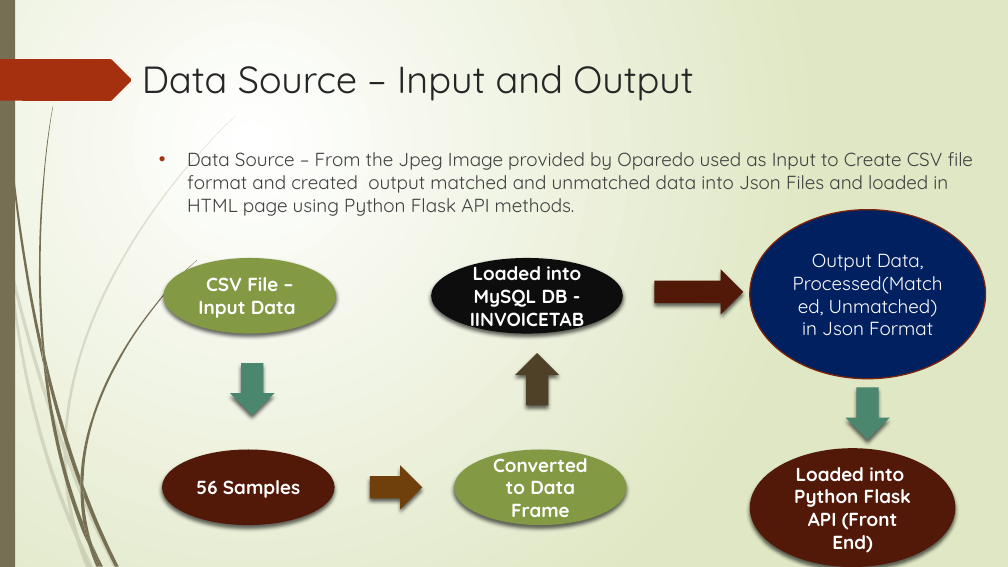
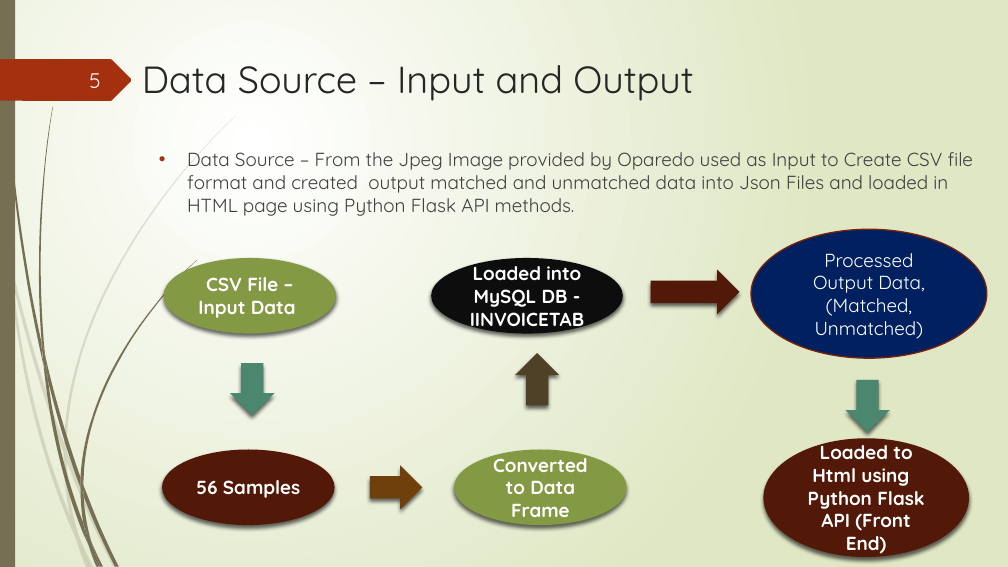
Before and after one commit to sureshcs0524/PythonProjects, a slide deck: slide 5 of Invoice Matching Application .pptx. Drawn at 1008x567 pixels with LibreOffice and Linux fonts; fonts in the diff are those of the drawing. Boxes give left, top, right and bottom in pixels: in the first picture for what was removed or moved away, otherwise in the second. Text is boxed around its words. In the diff, an @@ line names an element or a change of style, - is before the commit and + after.

Commit message:
Changes in PPT

```diff
--- a/Invoice Matching Application .pptx
+++ b/Invoice Matching Application .pptx
@@ page number added at [89, 73, 101, 88], 20 pt, text #FEFFFF @@
+5
@@ ellipse "Processed Output Data, (Matched, Unmatched)": place and size @@
-ellipse "Processed Output Data, (Matched, Unmatched)" at [750, 209, 986, 379]
+ellipse "Processed Output Data, (Matched, Unmatched)" at [751, 229, 987, 358]
@@ down arrow: place and size @@
-down arrow at [655, 269, 743, 314]
+down arrow at [651, 269, 740, 314]
@@ text in ellipse at [813, 253, 924, 339]: text changed @@
-Output Data, Processed(Matched, Unmatched) in Json Format
+Processed Output Data, (Matched, Unmatched)
@@ down arrow: place and size @@
-down arrow at [845, 388, 890, 440]
+down arrow at [845, 380, 890, 433]
@@ ellipse "Loaded to Html using Python ...": place and size @@
-ellipse "Loaded to Html using Python ..." at [750, 448, 956, 567]
+ellipse "Loaded to Html using Python ..." at [764, 439, 969, 557]
@@ text in ellipse at [808, 439, 924, 554]: text changed @@
-Loaded into Python Flask API (Front End)
+Loaded to Html using Python Flask API (Front End)
```
Also in this commit, not shown: 19 other slides changed, 1 other file.
